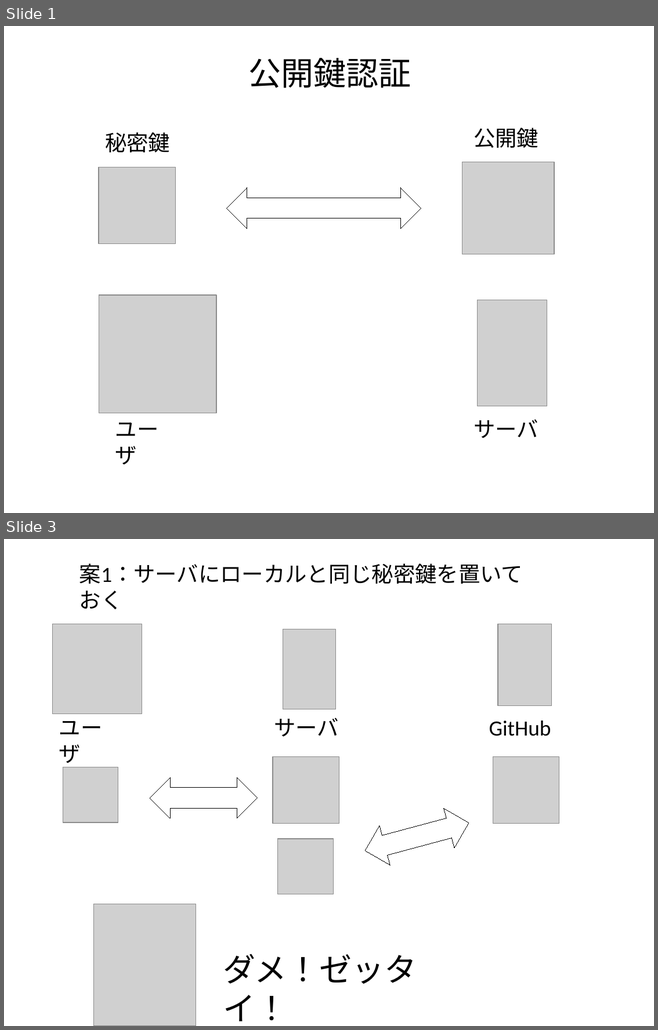
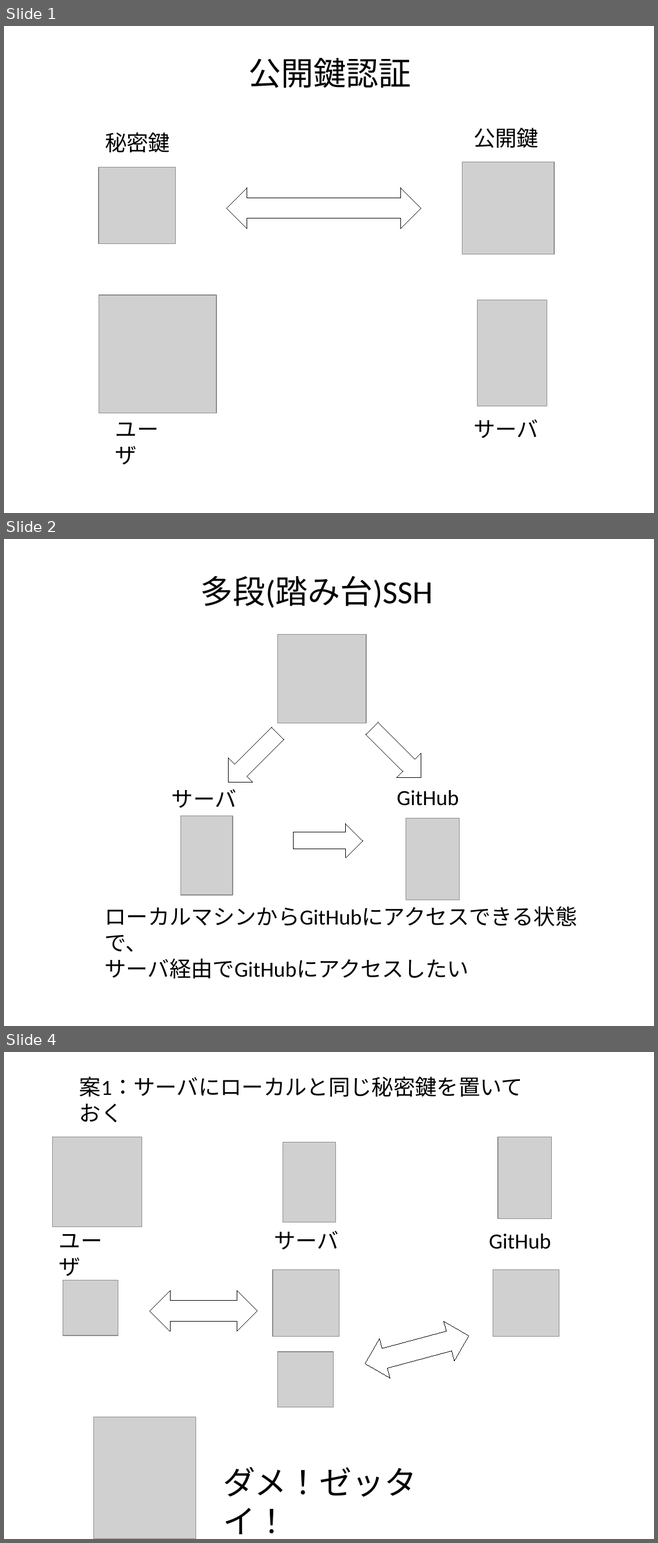
Before and after one commit to kaityo256/lab_startup, a slide deck: ssh/fig/fig.pptx. Shown one above the other, each under a label of ours: slides 1 and 3 before the commit, slides 1, 2 and 4 after it; the slides between them are not shown. The pictures are 658x1030 and 658x1543 pixels, drawn with LibreOffice and Linux fonts; fonts in the diff are those of the drawing; grey boxes stand for pictures. Boxes give left, top, right and bottom in pixels: in the first picture for what was removed or moved away, otherwise in the second. Text is boxed around its words. In the diff, an @@ line names an element or a change of style, - is before the commit and + after.

```diff
--- a/ssh/fig/fig.pptx
+++ b/ssh/fig/fig.pptx
@@ slide 2 added at [4, 539, 654, 1026], background #FFFFFF @@
@@ text added at [201, 576, 433, 608], 36 pt, text #000000 @@
+多段(踏み台)SSH
@@ picture added at [278, 635, 366, 723] @@
@@ right arrow added at [216, 722, 290, 795], outline #000000 0.75 pt @@
@@ right arrow added at [360, 716, 433, 790], outline #000000 0.75 pt @@
@@ text added at [172, 789, 237, 808], 24 pt, text #000000 @@
+サーバ
@@ text added at [397, 790, 459, 806], 24 pt, text #000000 @@
+GitHub
@@ picture added at [181, 816, 233, 895] @@
@@ right arrow added at [293, 824, 362, 858], outline #000000 0.75 pt @@
@@ picture added at [405, 819, 459, 900] @@
@@ text added at [105, 906, 577, 979], 24 pt, text #000000 @@
+ローカルマシンからGitHubにアクセスできる状態で、
+サーバ経由でGitHubにアクセスしたい
@@ what was slide 3 is now slide 4 @@
```
Also in this commit, not shown: 2 slides changed, 5 other files.
